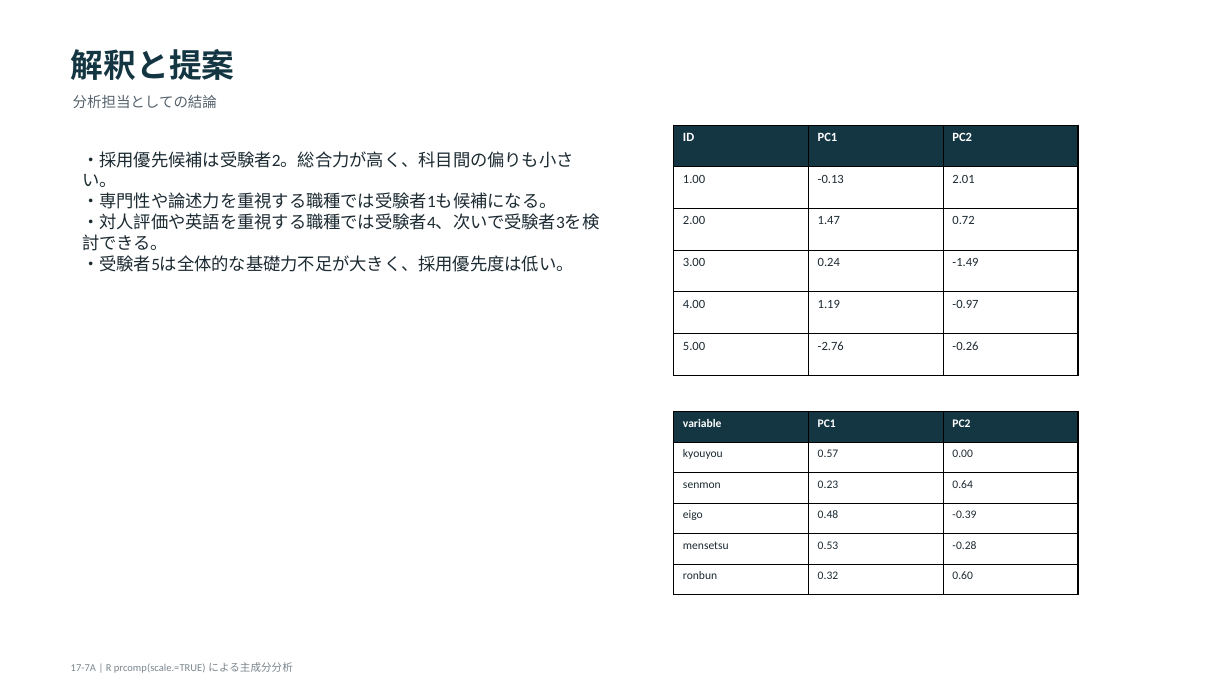
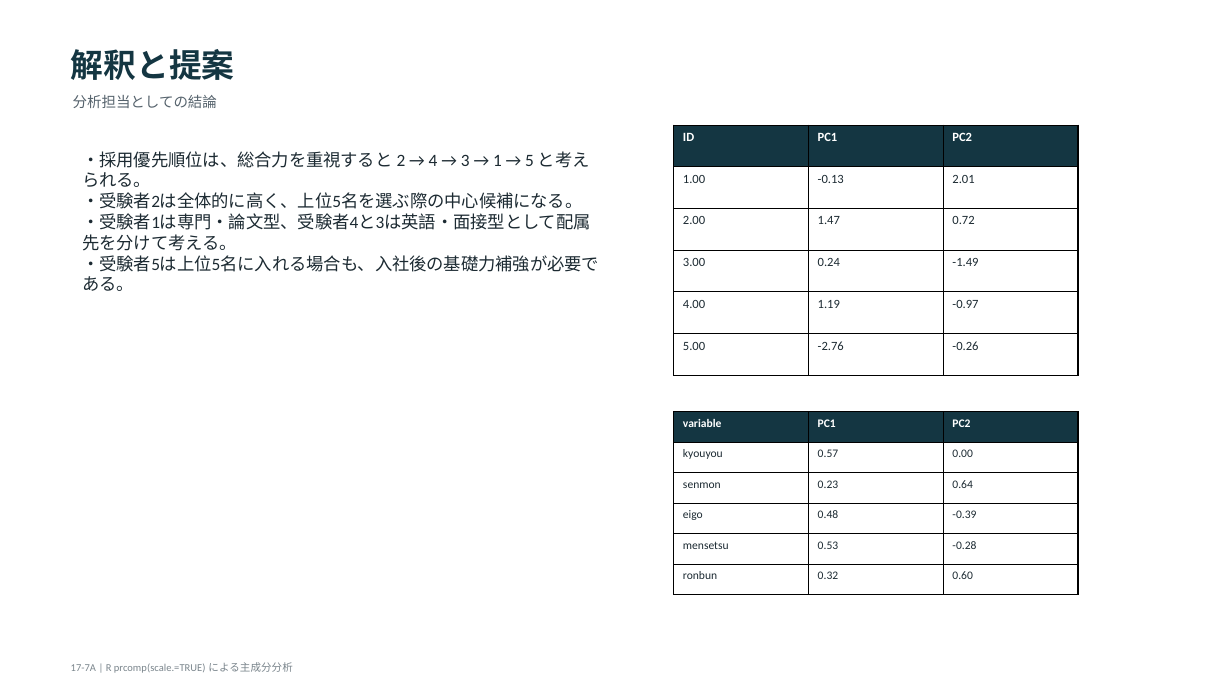
Before and after one commit to iwashita0703/data, a slide deck: slide 4 of 12/answers/Class12_rp17-7A_02.pptx. Drawn at 1232x693 pixels with LibreOffice and Linux fonts; fonts in the diff are those of the drawing. Boxes give left, top, right and bottom in pixels: in the first picture for what was removed or moved away, otherwise in the second. Text is boxed around its words. In the diff, an @@ line names an element or a change of style, - is before the commit and + after.

```diff
--- a/12/answers/Class12_rp17-7A_02.pptx
+++ b/12/answers/Class12_rp17-7A_02.pptx
@@ text at <box>82,151,599,291</box>: text changed @@
-・採用優先候補は受験者2。総合力が高く、科目間の偏りも小さい。
-・専門性や論述力を重視する職種では受験者1も候補になる。
-・対人評価や英語を重視する職種では受験者4、次いで受験者3を検討できる。
-・受験者5は全体的な基礎力不足が大きく、採用優先度は低い。
+・採用優先順位は、総合力を重視すると 2 → 4 → 3 → 1 → 5 と考えられる。
+・受験者2は全体的に高く、上位5名を選ぶ際の中心候補になる。
+・受験者1は専門・論文型、受験者4と3は英語・面接型として配属先を分けて考える。
+・受験者5は上位5名に入れる場合も、入社後の基礎力補強が必要である。
```
Also in this commit, not shown: 31 other files.
